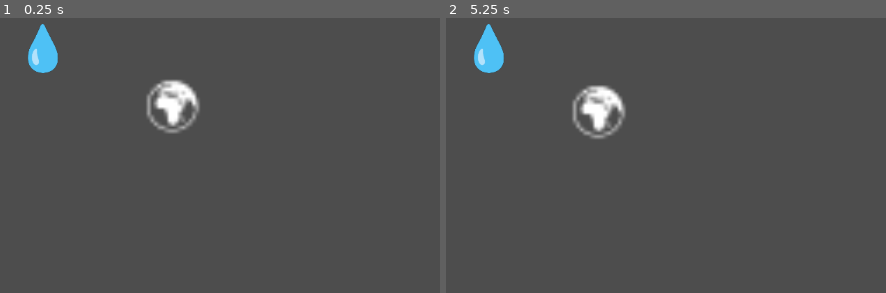
Above: before the commit, frames 1-2 (left to right).
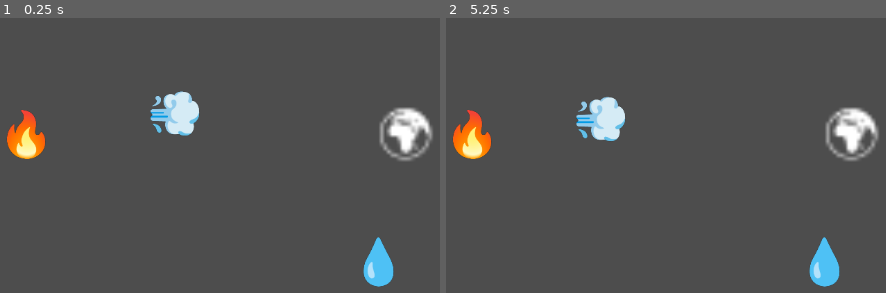
Above: after the commit, the same moments.

Repository: Notgoyome/emaji
Game: Godot game, scene res://main.tscn
The game is run twice, just before and just after one commit, with the same random seed, the same clock (stepped at 60 frames per second) and the same inputs.
Inputs (mouse positions are in pixels of both pictures, inside the frame that each line leads up to):
- Up to frame 1 (0.25 s): no input
- Up to frame 2 (5.25 s): tap Enter at 0.5, 2, 3.5 s; move the mouse to (490, 45) at 0.52 s; click (490, 45) at 0.67 s; tap Space at 1.25, 2.75, 4.25 s; move the mouse to (622, 111) at 1.27 s; click (622, 111) at 1.42 s; move the mouse to (639, 18) at 2.02 s; click (639, 18) at 2.17 s; move the mouse to (520, 207) at 2.77 s; click (520, 207) at 2.92 s; move the mouse to (802, 185) at 3.52 s; click (802, 185) at 3.67 s; move the mouse to (outside the picture) at 4.27 s; click (outside the picture) at 4.42 s; move the mouse to (600, 117) at 5.02 s; click (600, 117) at 5.17 s

The runs differ from the first frame. In frame 1, 6.1% of the frame differs, in the area x 1-99%, y 2-98%; in frame 2, 6.2%.

Commit message:
POC merging elements

Diff:
--- a/emaji.gd
+++ b/emaji.gd
@@ -7,9 +7,9 @@
 
 @export var emaji_data: EmajiData:
 	set(new_value):
-		print("Setting emaji data to: ", new_value)
 		emaji_data = new_value
 		if %Label:
+			print("Updating label text to: ", new_value.emaji)
 			%Label.text = new_value.emaji
 		# label.text = new_value.emaji
 
@@ -29,16 +29,17 @@
 		held = true
 	if not event.pressed:
 		held = false
+		handle_release()
 		if GameGlobal.held_emaji == self:
 			GameGlobal.held_emaji = null
-		handle_release()
 
 func handle_release():
+	if GameGlobal.held_emaji != self:
+		return
 	if _emaji_to_merge == null:
 		return
 	print("Merging ", emaji_data.getemaji_name(), " with ", _emaji_to_merge.emaji_data.getemaji_name())
 	EmojiGlobal.merge_emajis(emaji_data, _emaji_to_merge.emaji_data)
-	var emaji_data: EmajiData = EmajiData.new()
 
 func _on_emaji_merge_component_area_entered(area):
 	if area.get_parent() == self:
--- a/globals/emoji_global.gd
+++ b/globals/emoji_global.gd
@@ -58,6 +58,8 @@
 	return Rarity.COMMON
 
 func _ready():
+	parse_config()
+
 	var httprequest_node = HTTPRequest.new()
 	add_child(httprequest_node)
 	httprequest = httprequest_node
@@ -67,21 +69,30 @@
 func merge_emajis(emaji1: EmajiData, emaji2: EmajiData) -> EmajiData:
 	var new_emaji = EmajiData.new()
 	new_emaji._rarity = get_rarity()
-	call_openai("test")
+	var stringified = "Emaji 1: " + emaji_to_json(emaji1) + "\nEmaji 2: " + emaji_to_json(emaji2) + "\n"
+	var text = stringified + "
+	Combine the following two emoji into a new single emoji that represents both concepts, be inventive with the emoji, example: lava + water = obisidian, or stone etc and name choice.
+	Provide ONLY the raw JSON object with the same fields, no markdown, no backticks, no extra text:"
+	call_openai(text)
+
 	return new_emaji
 
 func call_openai(prompt_text: String):
-	var url = "https://api.openai.com/v1/chat/completions"
+	var url = "https://generativelanguage.googleapis.com/v1beta/models/gemini-2.0-flash-lite:generateContent"
 
 	var headers = [
 		"Content-Type: application/json",
-		"Authorization: Bearer %s" % api_key
+		"x-goog-api-key: %s" % api_key
 	]
 
 	var body = {
-		"model": "gpt-3.5-turbo",
-		"messages": [{"role":"user","content":prompt_text}],
-		"max_tokens": 100
+		"contents": [
+			{
+				"parts": [
+					{"text": prompt_text}
+				]
+			}
+		]
 	}
 
 	var body_json = JSON.stringify(body)
@@ -90,5 +101,67 @@
 		print("Erreur requête HTTP :", err)
 
 func _on_http_request_request_completed(result:int, response_code:int, headers:PackedStringArray, body:PackedByteArray):
-	print("HTTP Request completed with response code: ", response_code)
-	pass # Replace with function body.
+	var json = JSON.new()
+	json.parse(body.get_string_from_utf8())
+	var response = json.get_data()
+	var values = response["candidates"][0]["content"]["parts"][0]["text"]
+	var emaji_data = json_to_emaji(values)
+	if emaji_data == null:
+		print("Failed to create emaji from OpenAI response")
+		return
+	var emaji = preload("res://emajis/emaji.tscn").instantiate() as Emaji
+	get_tree().get_root().add_child(emaji)
+	emaji.emaji_data = emaji_data
+	emaji.global_position = Vector2(400, 300)
+	print(emaji.emaji_data.emaji)
+	print("Received emaji from OpenAI: ", emaji_data.getemaji_name())
+
+
+
+func parse_config():
+	var file = FileAccess.open("res://config.json", FileAccess.READ)
+	if !file:
+		print("Could not open config.json")
+		return
+
+	var config_data = JSON.parse_string(file.get_as_text())
+	if (config_data == null):
+		print("Error parsing config.json")
+		return
+
+	var config_dict = config_data
+	if config_dict.has("gemini_key"):
+		api_key = config_dict["gemini_key"]
+	else:
+		print("API key not found in config.json")
+
+func emaji_to_json(emaji: EmajiData) -> String:
+	var dict = {
+		"emaji": emaji.getemaji(),
+		"name": emaji.getemaji_name(),
+		"defense": emaji.get_defense(),
+		"attack": emaji.get_attack(),
+		"speed": emaji.get_speed(),
+		"health": emaji.get_health(),
+		"type": int(emaji.get_type()),
+	}
+	return JSON.stringify(dict)
+
+func json_to_emaji(json_str: String) -> EmajiData:
+	var json = JSON.new()
+	json.parse(json_str)
+	var data = json.get_data()
+	if data == null:
+		print("Error parsing emaji JSON")
+		return null
+	var emaji = EmajiData.new()
+
+	emaji.emaji = data["emaji"]
+	emaji._name = data["name"]
+	emaji._defense = data["defense"]
+	emaji._attack = data["attack"]
+	emaji._speed = data["speed"]
+	emaji._health = data["health"]
+	emaji._type = data["type"]
+
+	return emaji
--- a/main.tscn
+++ b/main.tscn
@@ -1,13 +1,23 @@
-[gd_scene load_steps=3 format=3 uid="uid://cq4emslqacwre"]
+[gd_scene load_steps=5 format=3 uid="uid://cq4emslqacwre"]
 
 [ext_resource type="PackedScene" uid="uid://cgvdji8aslog6" path="res://emajis/emaji.tscn" id="1_ig7tw"]
-[ext_resource type="Resource" uid="uid://bv2uaxntjdj72" path="res://emajis/datas/earth.tres" id="2_0xm2m"]
+[ext_resource type="Resource" uid="uid://bhjldieeu2ouh" path="res://emajis/datas/fire.tres" id="2_0xm2m"]
+[ext_resource type="Resource" uid="uid://pjvp656q7jjg" path="res://emajis/datas/air.tres" id="3_1bvp3"]
+[ext_resource type="Resource" uid="uid://bv2uaxntjdj72" path="res://emajis/datas/earth.tres" id="4_lquwl"]
 
 [node name="Node2D" type="Node2D"]
 
 [node name="Emaji" parent="." instance=ExtResource("1_ig7tw")]
-position = Vector2(472, 222)
+position = Vector2(448, 346)
+emaji_data = ExtResource("2_0xm2m")
 
 [node name="Emaji2" parent="." instance=ExtResource("1_ig7tw")]
 position = Vector2(663, 316)
-emaji_data = ExtResource("2_0xm2m")
+emaji_data = ExtResource("3_1bvp3")
+
+[node name="Emaji3" parent="." instance=ExtResource("1_ig7tw")]
+position = Vector2(956, 530)
+
+[node name="Emaji4" parent="." instance=ExtResource("1_ig7tw")]
+position = Vector2(999, 356)
+emaji_data = ExtResource("4_lquwl")
Not shown, changed: config.json.example
